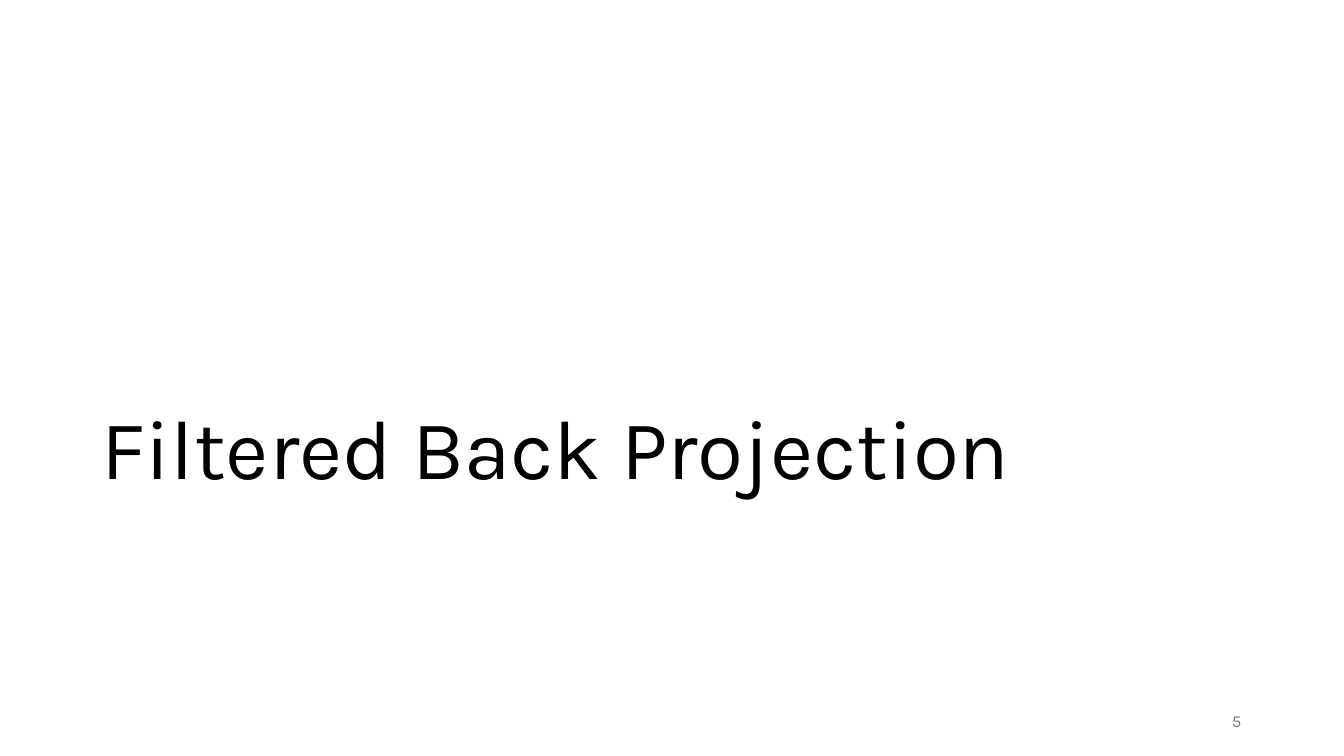
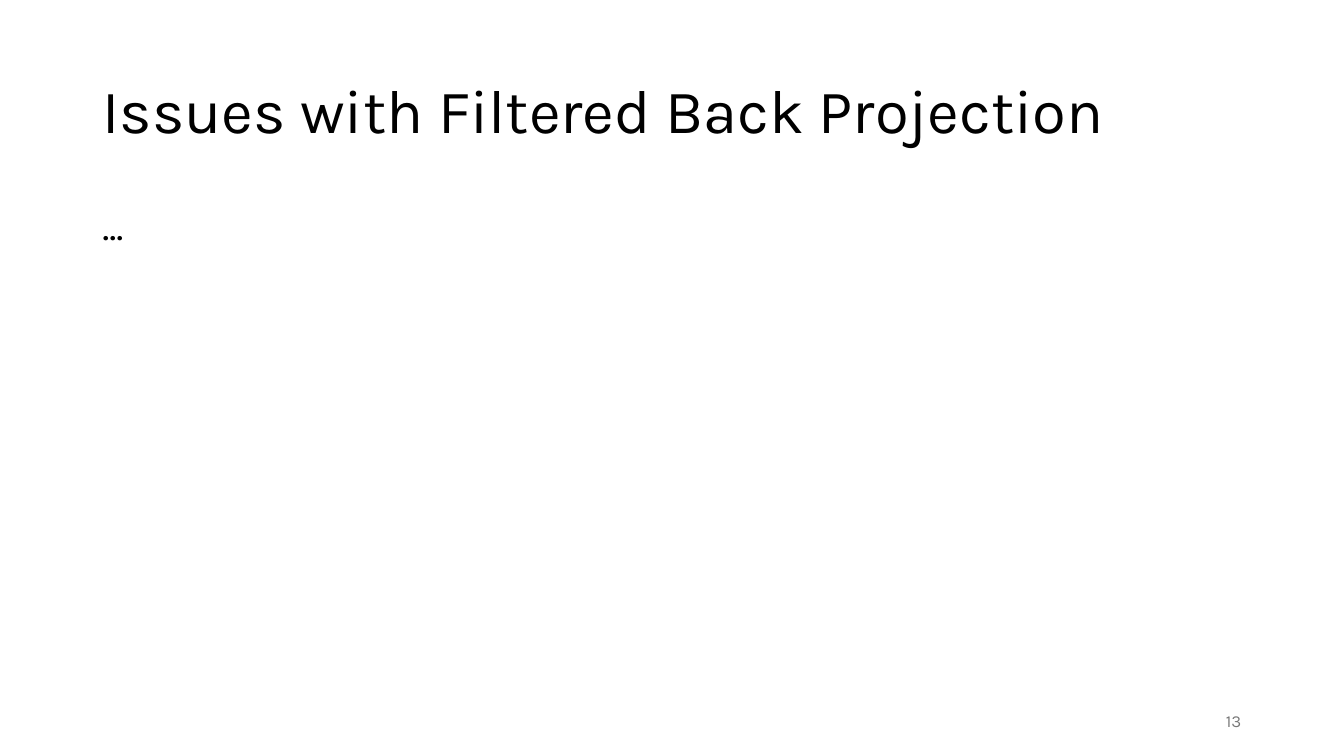
Before and after one commit to FelixWick/DL_images, a slide deck: slide 13 of slides/CT.pptx (slide 5 before the commit). Drawn at 1344x756 pixels with LibreOffice and Linux fonts; fonts in the diff are those of the drawing. Boxes give left, top, right and bottom in pixels: in the first picture for what was removed or moved away, otherwise in the second. Text is boxed around its words. In the diff, an @@ line names an element or a change of style, - is before the commit and + after.

```diff
--- a/slides/CT.pptx
+++ b/slides/CT.pptx
@@ title "Issues with Filtered Back Projection" at <box>102,90,1104,148</box>: vertical alignment bottom to middle @@
@@ title at <box>102,90,1104,148</box>: text changed; size 60 to 44 pt @@
-Filtered Back Projection
+Issues with Filtered Back Projection
@@ text added at <box>93,202,1252,682</box>, 28 pt, text #000000 @@
+...
@@ page number at <box>1226,716,1241,727</box>: text changed @@
-5
+13
```
Also in this commit, not shown: 4 other slides changed, 8 slides added, 1 slide removed.
